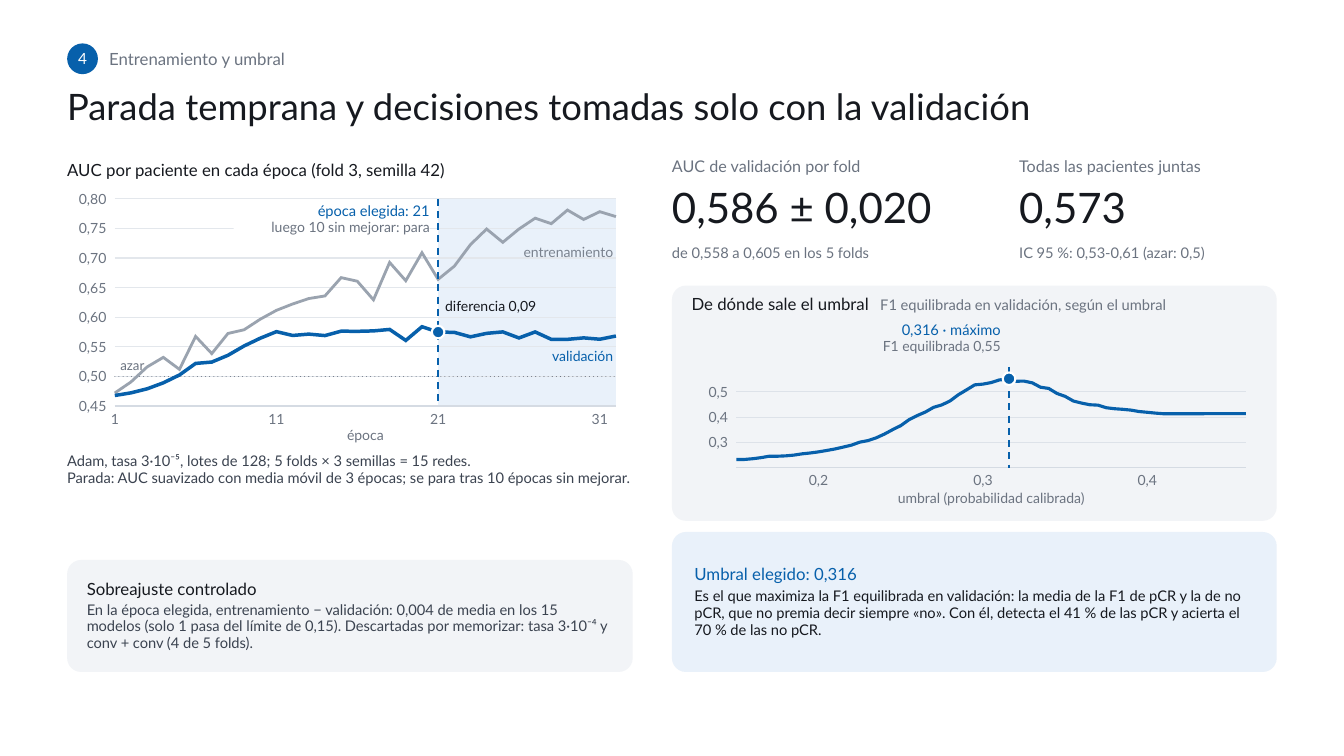
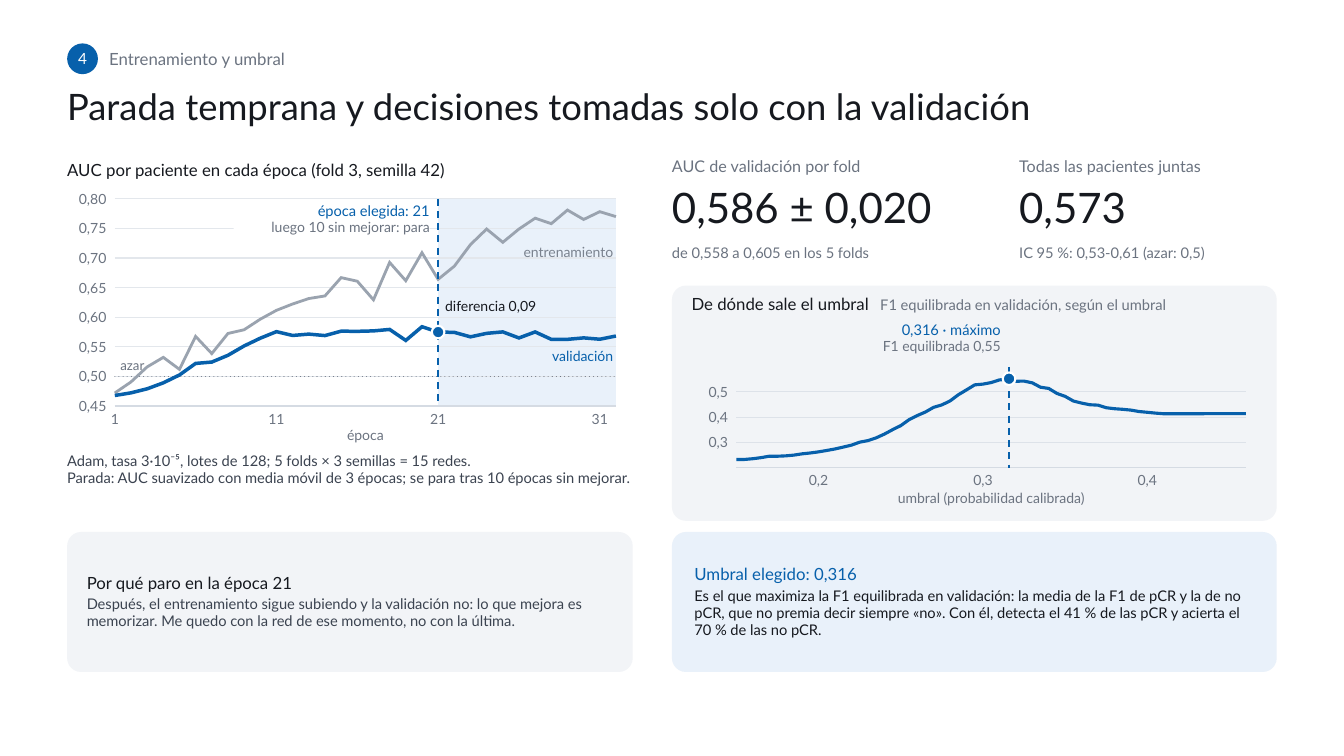
Before and after one commit to PabloJimenezGirardeau/Caso-Cancer-de-mama, a slide deck: slide 5 of presentacion/Presentacion_pCR.pptx. Drawn at 1344x756 pixels with LibreOffice and Linux fonts; fonts in the diff are those of the drawing; background and template pictures are left out. Boxes give left, top, right and bottom in pixels: in the first picture for what was removed or moved away, otherwise in the second. Text is boxed around its words. In the diff, an @@ line names an element or a change of style, - is before the commit and + after.

```diff
--- a/presentacion/Presentacion_pCR.pptx
+++ b/presentacion/Presentacion_pCR.pptx
@@ rounded rectangle: place and size @@
-rounded rectangle at bbox=[68, 561, 633, 673]
+rounded rectangle at bbox=[68, 532, 633, 673]
@@ rounded rectangle at bbox=[68, 532, 633, 673]: proportions changed @@
@@ text at bbox=[87, 576, 582, 629]: text changed @@
-Sobreajuste controlado
-En la época elegida, entrenamiento − validación: 0,004 de media en los 15 modelos (solo 1 pasa del límite de 0,15). Descartadas por memorizar: tasa 3·10⁻⁴ y conv + conv (4 de 5 folds).
+Por qué paro en la época 21
+Después, el entrenamiento sigue subiendo y la validación no: lo que mejora es memorizar. Me quedo con la red de ese momento, no con la última.
```
Also in this commit, not shown: 1 other slide changed, 2 other files.
